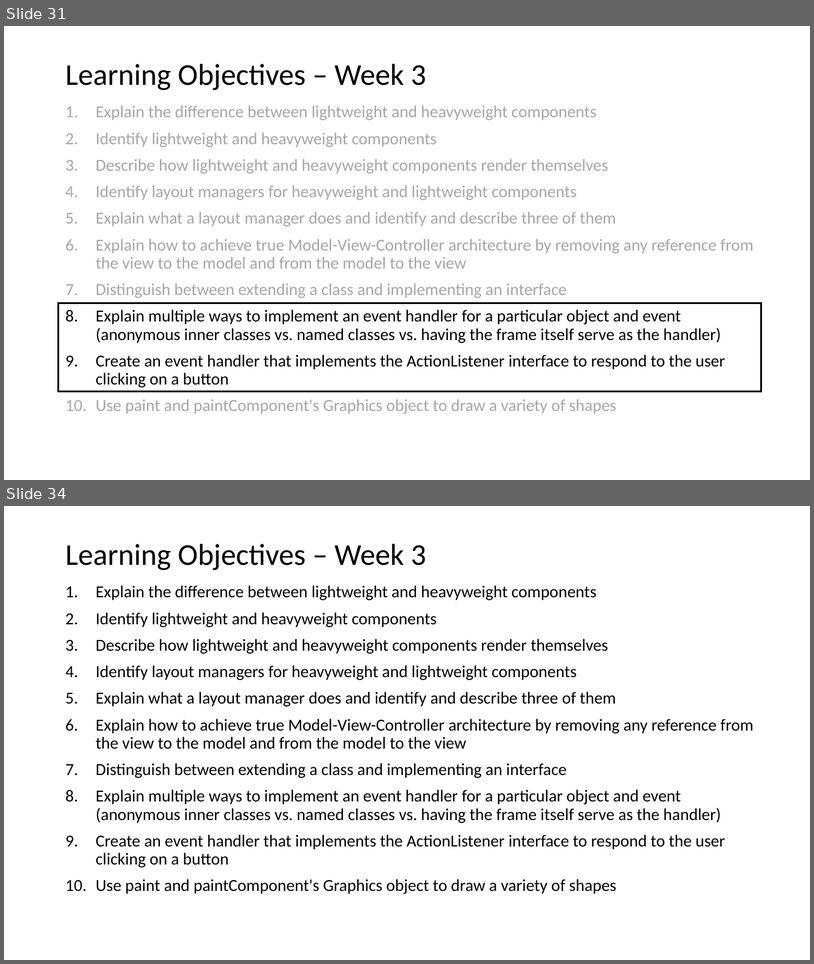
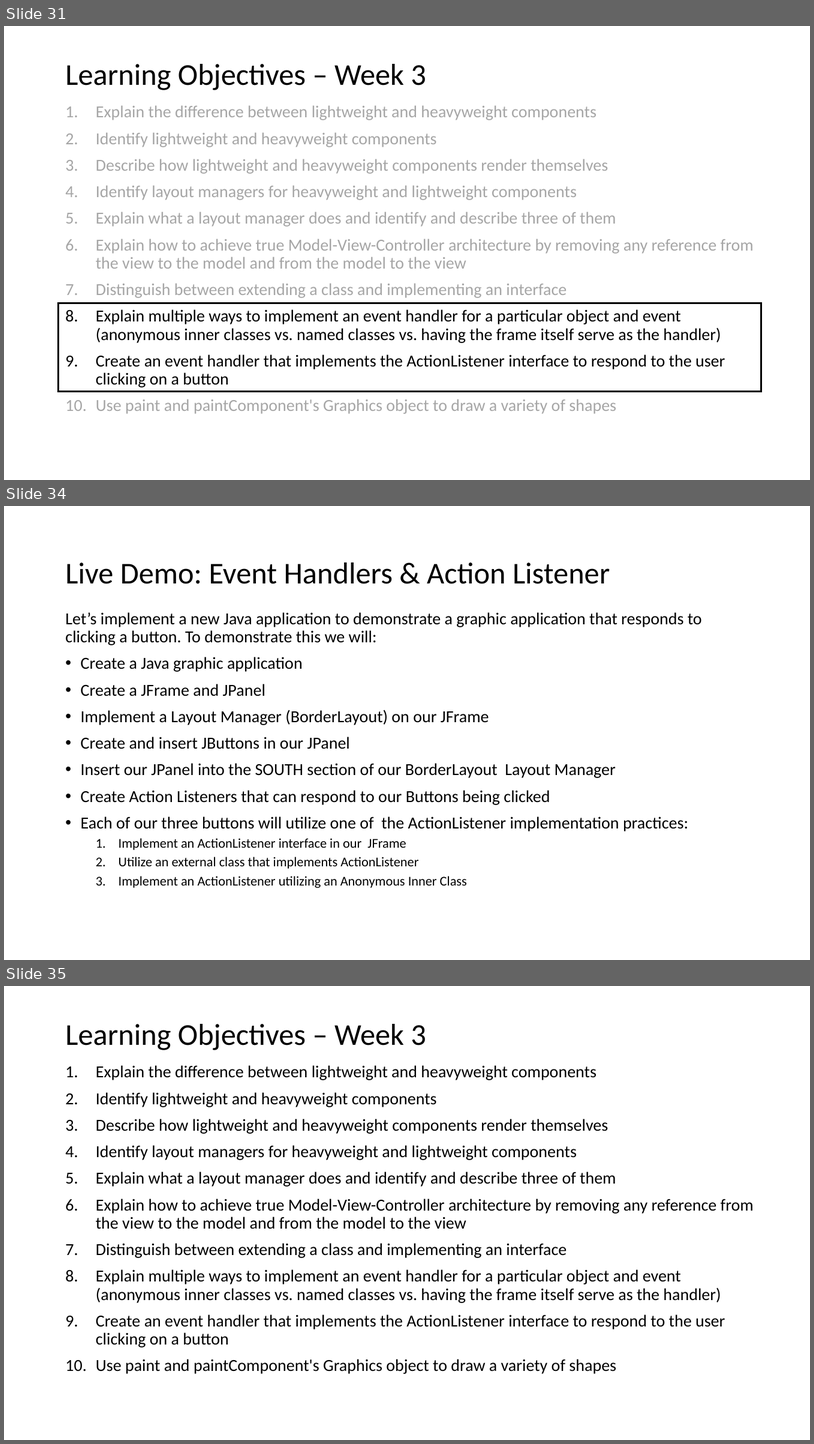
Before and after one commit to EricJPogue/www-epogue-info, a slide deck: CPSC-24500/Week03/2017SpringW03Slides.pptx. Shown one above the other, each under a label of ours: slides 31 and 34 before the commit, slides 31, 34 and 35 after it; the slides between them are not shown. The pictures are 814x964 and 814x1444 pixels, drawn with LibreOffice and Linux fonts; fonts in the diff are those of the drawing. Boxes give left, top, right and bottom in pixels: in the first picture for what was removed or moved away, otherwise in the second. Text is boxed around its words. In the diff, an @@ line names an element or a change of style, - is before the commit and + after.

Commit message:
Add ActionListener video.

```diff
--- a/CPSC-24500/Week03/2017SpringW03Slides.pptx
+++ b/CPSC-24500/Week03/2017SpringW03Slides.pptx
@@ slide 34 added at bbox=[4, 506, 810, 960], background #FFFFFF @@
@@ title added at bbox=[65, 562, 610, 584], 36 pt, text #000000 @@
+Live Demo: Event Handlers & Action Listener
@@ text added at bbox=[65, 612, 702, 888], 20 pt, text #000000 @@
+Let’s implement a new Java application to demonstrate a graphic application that responds to clicking a button. To demonstrate this we will:
+• Create a Java graphic application
+• Create a JFrame and JPanel
+• Implement a Layout Manager (BorderLayout) on our JFrame
+• Create and insert JButtons in our JPanel
+• Insert our JPanel into the SOUTH section of our BorderLayout Layout Manager
+• Create Action Listeners that can respond to our Buttons being clicked
+• Each of our three buttons will utilize one of the ActionListener implementation practices:
+  1. Implement an ActionListener interface in our JFrame
+  2. Utilize an external class that implements ActionListener
+  3. Implement an ActionListener utilizing an Anonymous Inner Class
@@ what was slide 34 is now slide 35 @@
```
Also in this commit, not shown: 1 slide changed, 2 other slides added, 2 slides removed, 8 other files.
